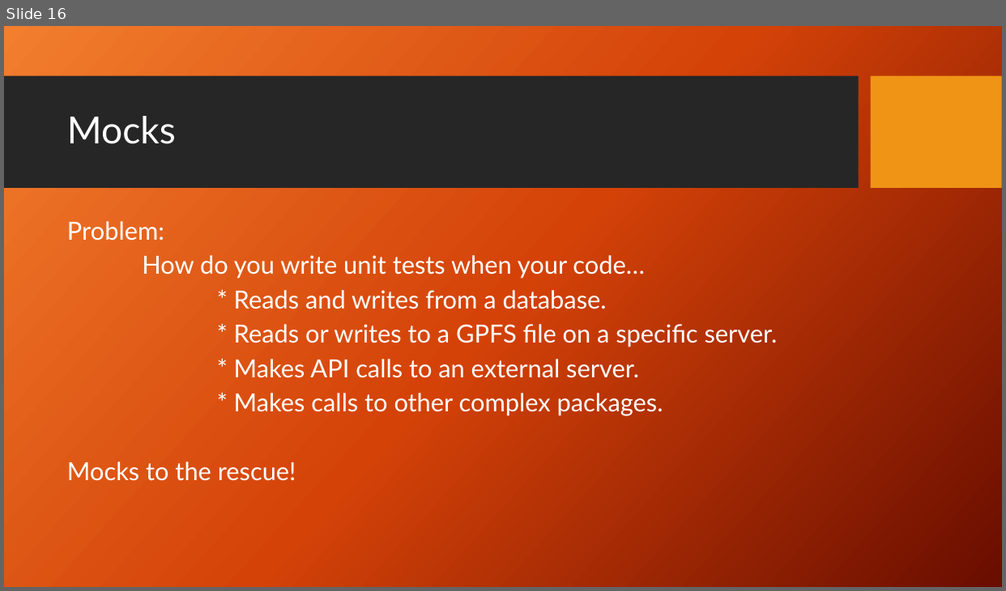
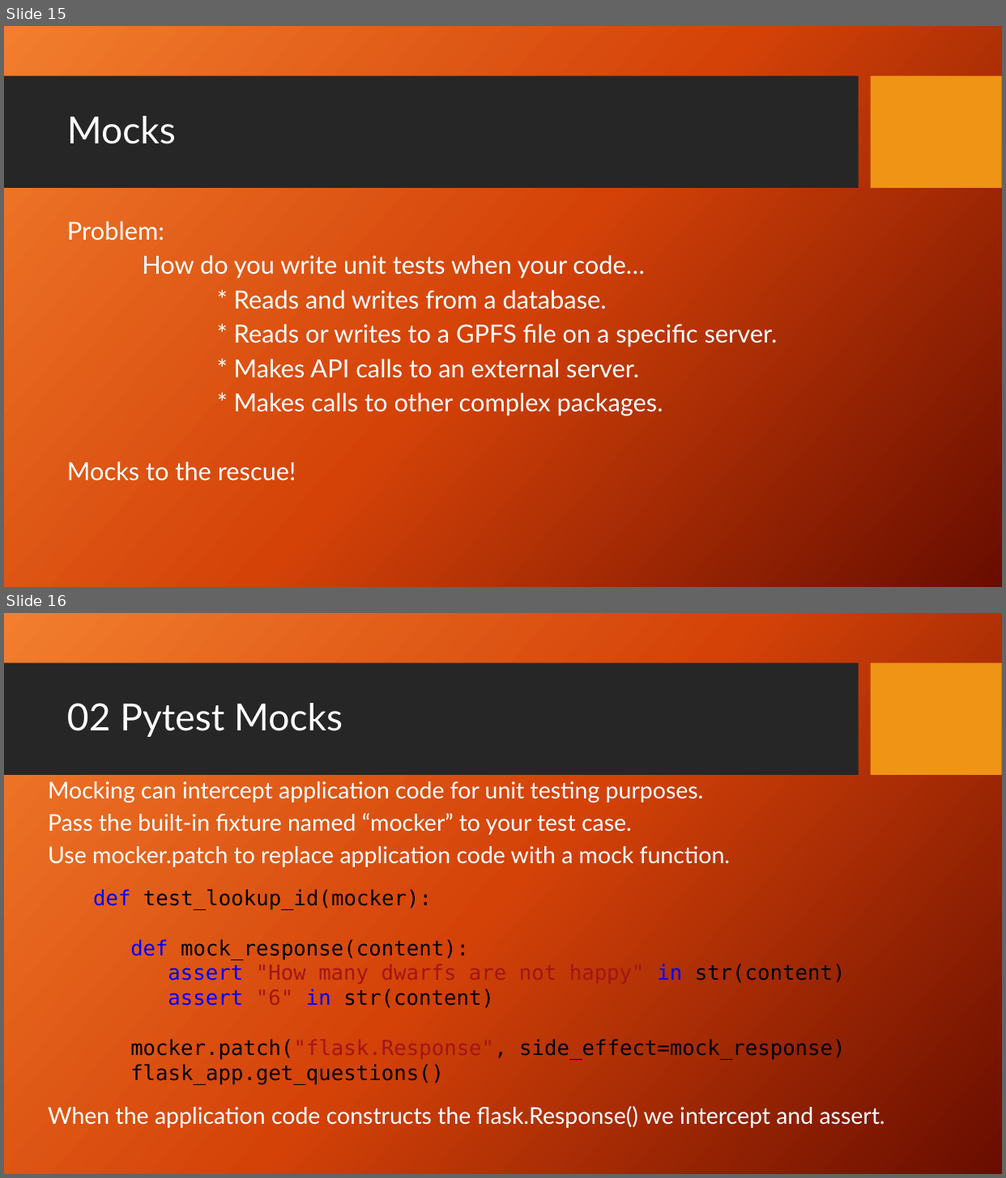
Before and after one commit to PrincetonUniversity/software_testing, a slide deck: UnitTestingSlides.pptx. Shown one above the other, each under a label of ours: slide 16 before the commit, slides 15 and 16 after it. The pictures are 1006x591 and 1006x1178 pixels, drawn with LibreOffice and Linux fonts; fonts in the diff are those of the drawing; background and template pictures are left out. Boxes give left, top, right and bottom in pixels: in the first picture for what was removed or moved away, otherwise in the second. Text is boxed around its words. In the diff, an @@ line names an element or a change of style, - is before the commit and + after.

```diff
--- a/UnitTestingSlides.pptx
+++ b/UnitTestingSlides.pptx
@@ slide 16 added at (4, 613, 1002, 1174), background picture (left out); not listed: 2 template elements that a slide beside it also shows @@
@@ title added at (67, 703, 343, 737), 36 pt, text #FFFFFF @@
+02 Pytest Mocks
@@ text added at (48, 781, 885, 1128), 22.2 pt, text #FFFFFF @@
+Mocking can intercept application code for unit testing purposes.
+Pass the built-in fixture named “mocker” to your test case.
+Use mocker.patch to replace application code with a mock function.
+When the application code constructs the flask.Response() we intercept and assert.
@@ text added at (93, 889, 846, 1084), 20 pt, text #000000 @@
+def test_lookup_id(mocker):
+def mock_response(content):
+assert "How many dwarfs are not happy" in str(content)
+assert "6" in str(content)
+mocker.patch("flask.Response", side_effect=mock_response)
+flask_app.get_questions()
@@ what was slide 16 is now slide 15 @@
```
Also in this commit, not shown: 11 slides changed, 3 other slides added.
